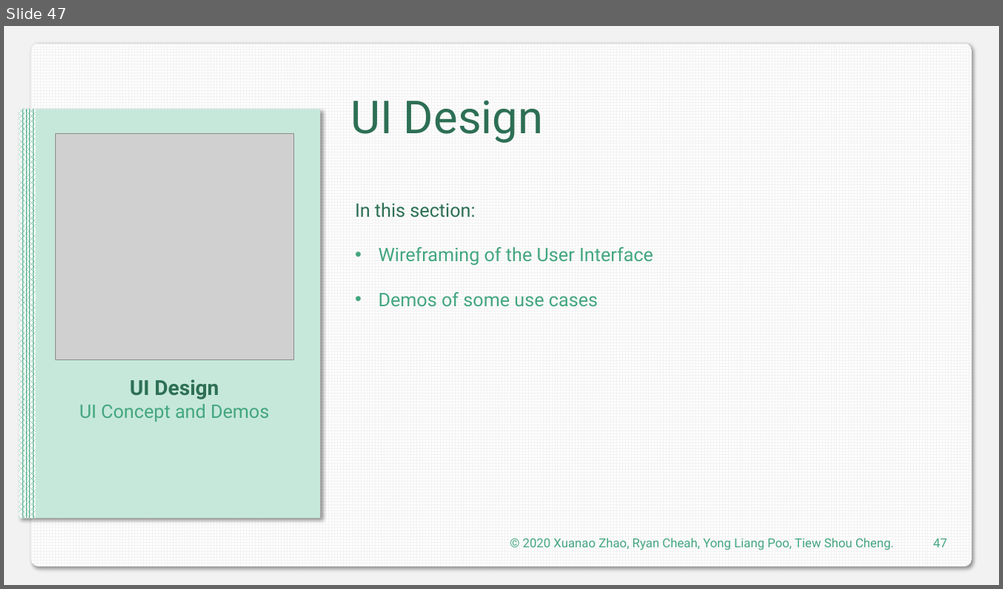
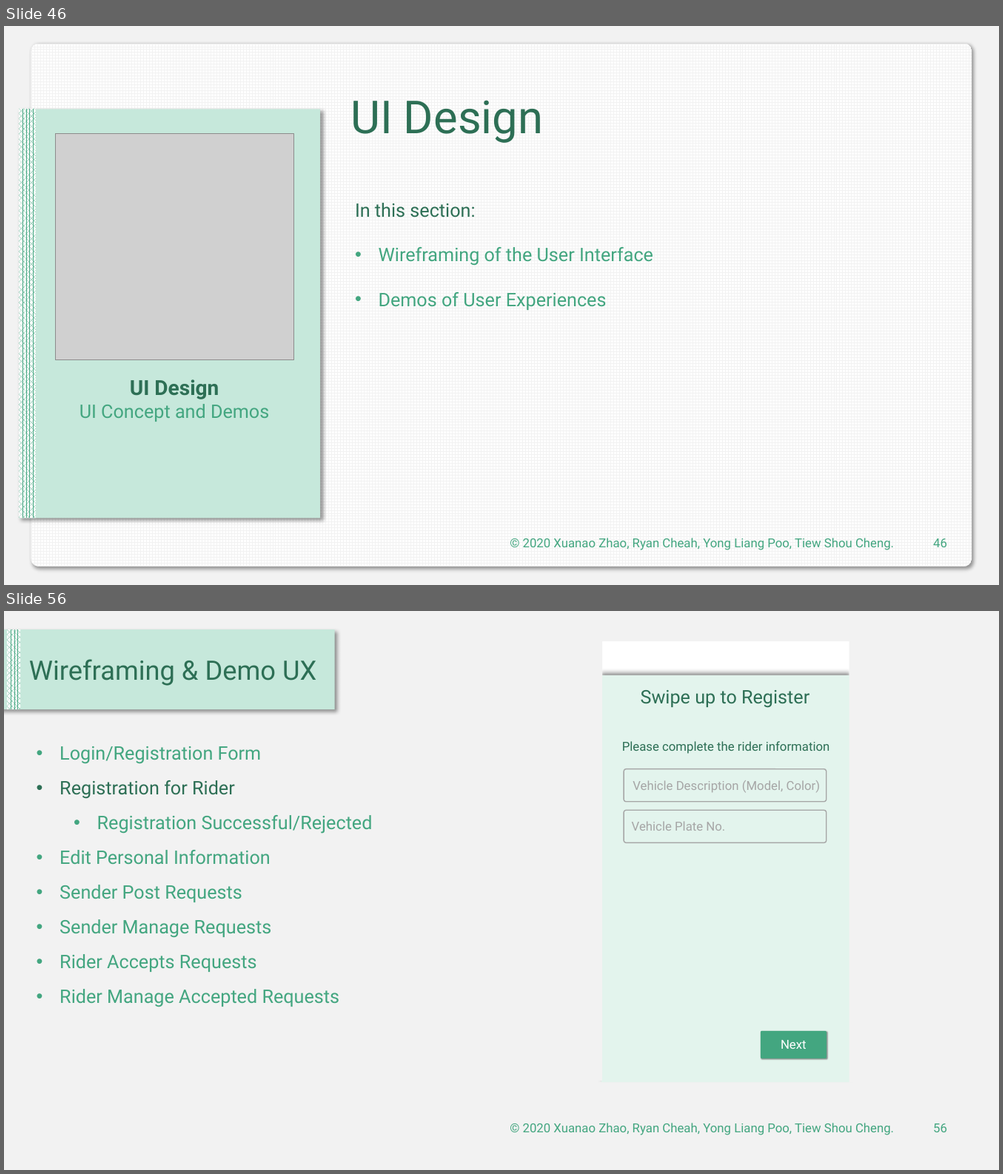
Before and after one commit to DIT202003G1/SAD-Assignment, a slide deck: Presentaion.pptx. Shown one above the other, each under a label of ours: slide 47 before the commit, slides 46 and 56 after it; the slides between them are not shown. The pictures are 1003x589 and 1003x1174 pixels, drawn with LibreOffice and Linux fonts; fonts in the diff are those of the drawing; grey boxes stand for pictures. Boxes give left, top, right and bottom in pixels: in the first picture for what was removed or moved away, otherwise in the second. Text is boxed around its words. In the diff, an @@ line names an element or a change of style, - is before the commit and + after.

Commit message:
add ui demo not done yet

```diff
--- a/Presentaion.pptx
+++ b/Presentaion.pptx
@@ slide 56 added at (x1=4, y1=611, x2=999, y2=1170), background #F2F2F2 @@
@@ rectangle added at (x1=4, y1=629, x2=335, y2=709), fill #C6E8DB @@
@@ rectangle added at (x1=7, y1=629, x2=20, y2=709), fill pattern #43A680 on #FFFFFF @@
@@ rectangle added at (x1=344, y1=639, x2=603, y2=1081), fill #F2F2F2 @@
@@ rectangle added at (x1=602, y1=641, x2=850, y2=1083), fill #FFFFFF @@
@@ rectangle added at (x1=849, y1=641, x2=999, y2=1083), fill #F2F2F2 @@
@@ text added at (x1=29, y1=659, x2=316, y2=686), 25.9 pt, text #2D6F55 @@
+Wireframing & Demo UX
@@ rectangle added at (x1=601, y1=675, x2=849, y2=1082), fill #E3F4ED @@
@@ text added at (x1=640, y1=690, x2=809, y2=708), 18 pt, text #2D6F55 @@
+Swipe up to Register
@@ text added at (x1=622, y1=741, x2=830, y2=754), 12 pt, text #2D6F55 @@
+Please complete the rider information
@@ text added at (x1=60, y1=746, x2=373, y2=1008), 18 pt, text #43A680 @@
+• Login/Registration Form
+• Registration for Rider
+  • Registration Successful/Rejected
+• Edit Personal Information
+• Sender Post Requests
+• Sender Manage Requests
+• Rider Accepts Requests
+• Rider Manage Accepted Requests
@@ rounded rectangle added at (x1=624, y1=769, x2=827, y2=802), outline #A6A6A6 1 pt @@
@@ rectangle added at (x1=630, y1=780, x2=712, y2=790), fill #E3F4ED, 12 pt, text #A6A6A6 @@
+Vehicle Description (Model, Color)
@@ rounded rectangle added at (x1=624, y1=810, x2=827, y2=843), outline #A6A6A6 1 pt @@
@@ rectangle added at (x1=629, y1=821, x2=738, y2=831), fill #E3F4ED, 12 pt, text #A6A6A6 @@
+Vehicle Plate No.
@@ rounded rectangle added at (x1=760, y1=891, x2=826, y2=918), fill #A6A6A6 @@
@@ rounded rectangle added at (x1=760, y1=1031, x2=826, y2=1059), fill #43A680 @@
@@ text added at (x1=780, y1=1040, x2=806, y2=1049), 12 pt, text #FFFFFF @@
+Next
@@ rectangle added at (x1=548, y1=1082, x2=891, y2=1170), fill #F2F2F2 @@
@@ text added at (x1=523, y1=1123, x2=893, y2=1136), 12 pt, text #43A680 @@
+© 2020 Xuanao Zhao, Ryan Cheah, Yong Liang Poo, Tiew Shou Cheng.
@@ page number added at (x1=933, y1=1124, x2=947, y2=1133), 12 pt, text #43A680 @@
+56
@@ what was slide 47 is now slide 46 @@
@@ slide 46 changed as well @@
@@ text at (x1=378, y1=292, x2=606, y2=310): text changed @@
-• Demos of some use cases
+• Demos of User Experiences
@@ page number at (x1=933, y1=539, x2=947, y2=548): text changed @@
-47
+46
```
Also in this commit, not shown: 36 other slides changed, 18 other slides added, 1 slide removed.
